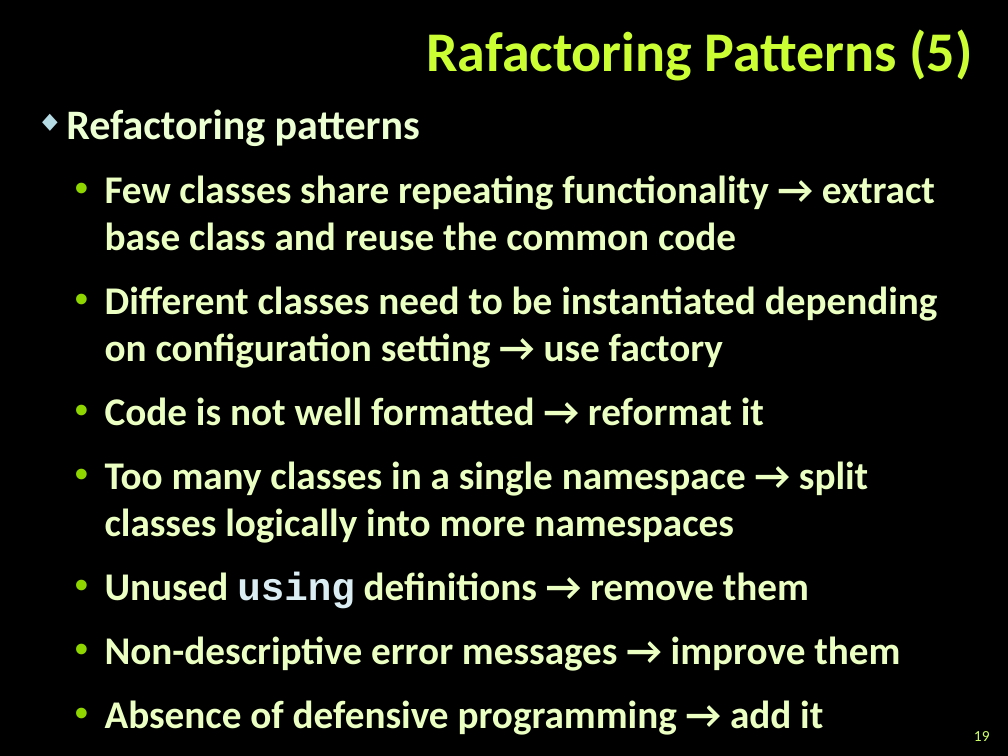
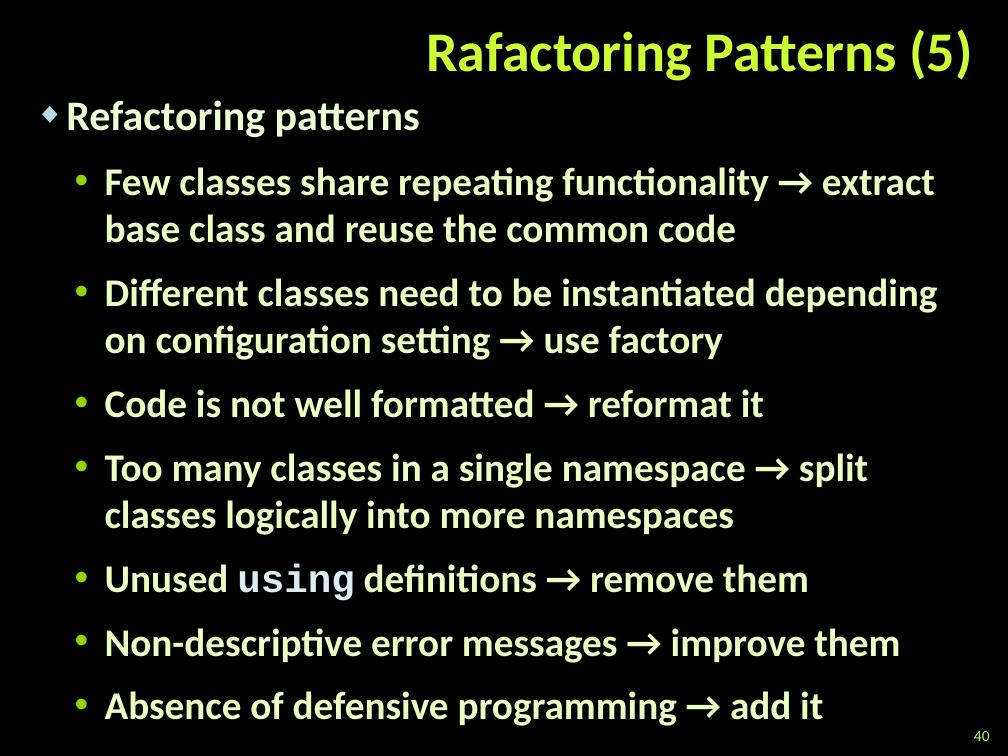
Before and after one commit to martin-nikolov/Telerik-Academy, a slide deck: slide 40 of Programming with C#/4. C# High-Quality Code/12. Refactoring/Refactoring.pptx (slide 19 before the commit). Drawn at 1008x756 pixels with LibreOffice and Linux fonts; fonts in the diff are those of the drawing; background and template pictures are left out. Boxes give left, top, right and bottom in pixels: in the first picture for what was removed or moved away, otherwise in the second. Text is boxed around its words. In the diff, an @@ line names an element or a change of style, - is before the commit and + after.

```diff
--- a/Programming with C#/4. C# High-Quality Code/12. Refactoring/Refactoring.pptx
+++ b/Programming with C#/4. C# High-Quality Code/12. Refactoring/Refactoring.pptx
@@ text "Refactoring patterns": place and size @@
-text "Refactoring patterns" at [66,109,938,735]
+text "Refactoring patterns" at [66,100,938,726]
@@ page number at [974,731,990,741]: text changed @@
-19
+40
```
Also in this commit, not shown: 10 other slides changed, 23 slides added, 3 slides removed, 9 other files.
